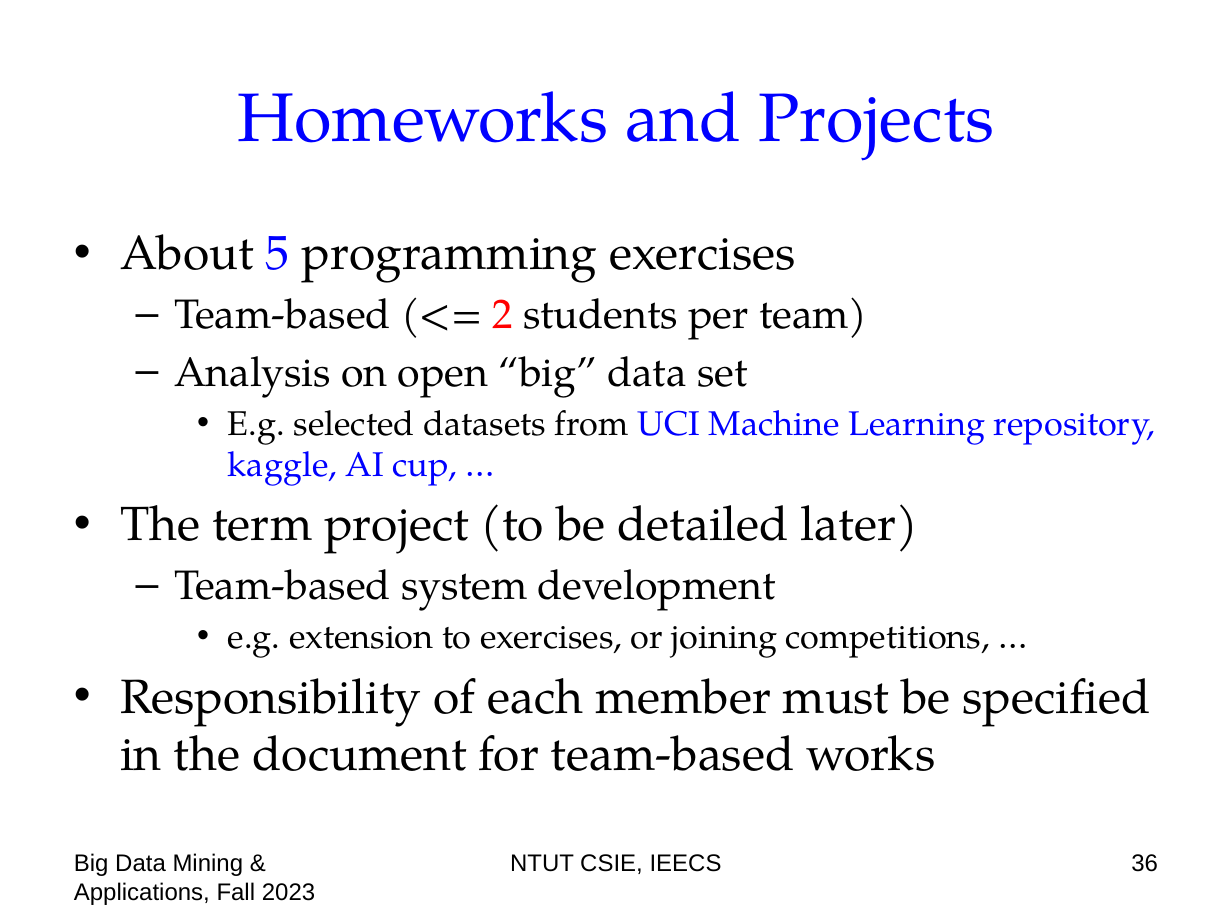
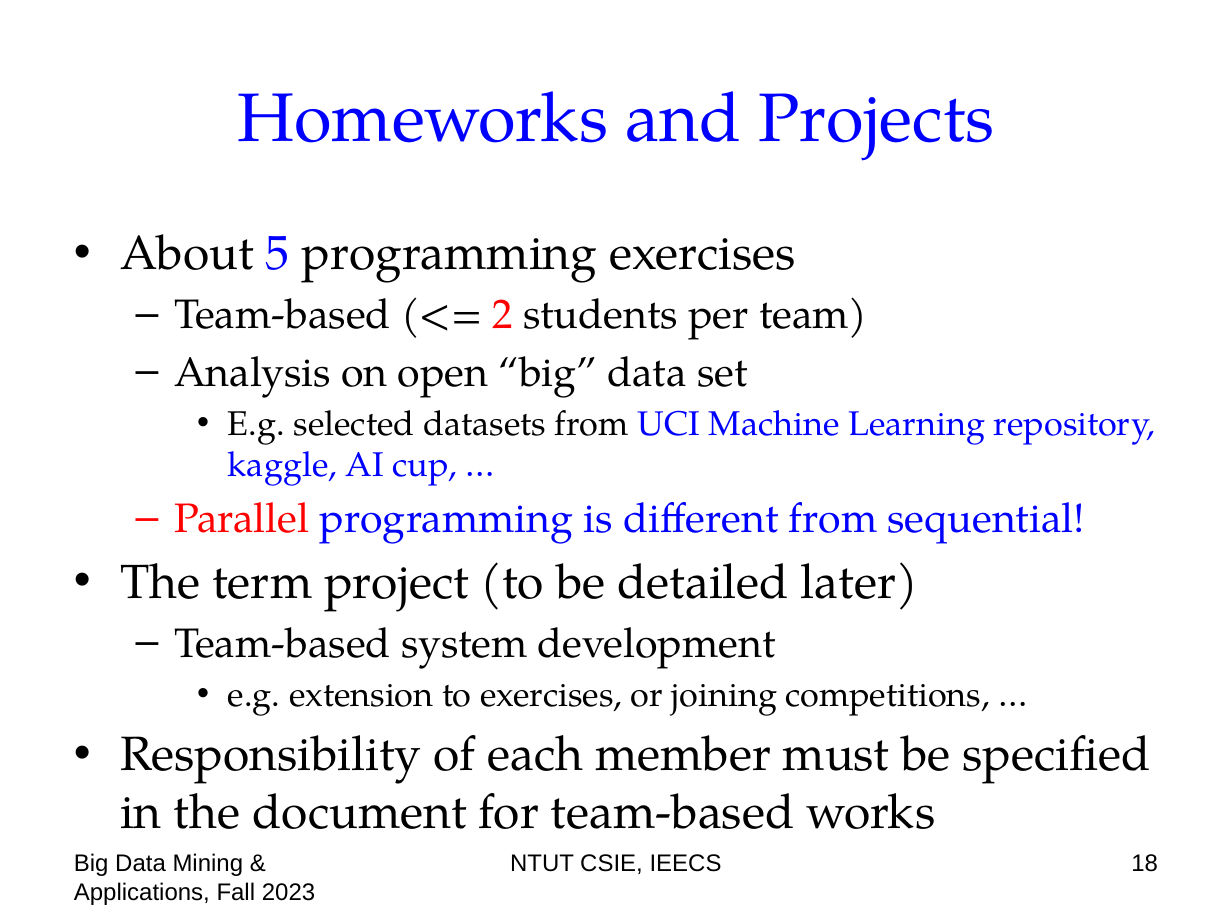
Before and after one commit to chriswjh/chriswjh.github.io, a slide deck: slide 18 of BDM/00-overview.pptx (slide 36 before the commit). Drawn at 1232x924 pixels with LibreOffice and Linux fonts; fonts in the diff are those of the drawing. Boxes give left, top, right and bottom in pixels: in the first picture for what was removed or moved away, otherwise in the second. Text is boxed around its words. In the diff, an @@ line names an element or a change of style, - is before the commit and + after.

```diff
--- a/BDM/00-overview.pptx
+++ b/BDM/00-overview.pptx
@@ text at (x1=174, y1=502, x2=1085, y2=544): paragraph added @@
+  – Parallel programming is different from sequential!
@@ page number at (x1=1131, y1=854, x2=1158, y2=872): text changed @@
-36
+18
```
Also in this commit, not shown: 7 other slides changed, 1 other file.
